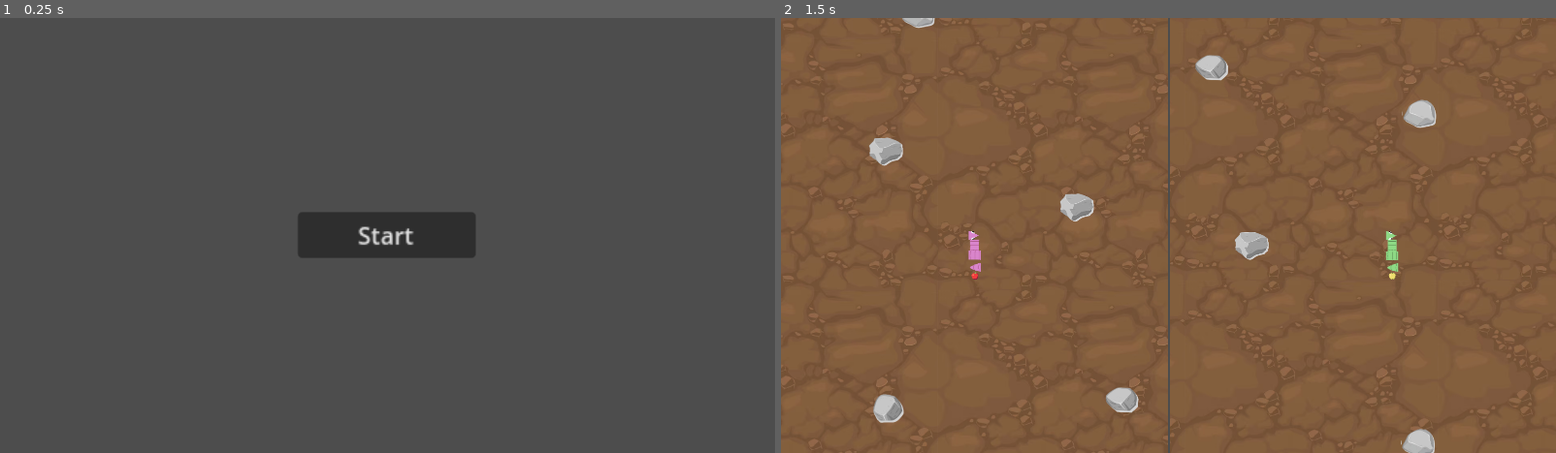
Above: before the commit, frames 1-2 (left to right).
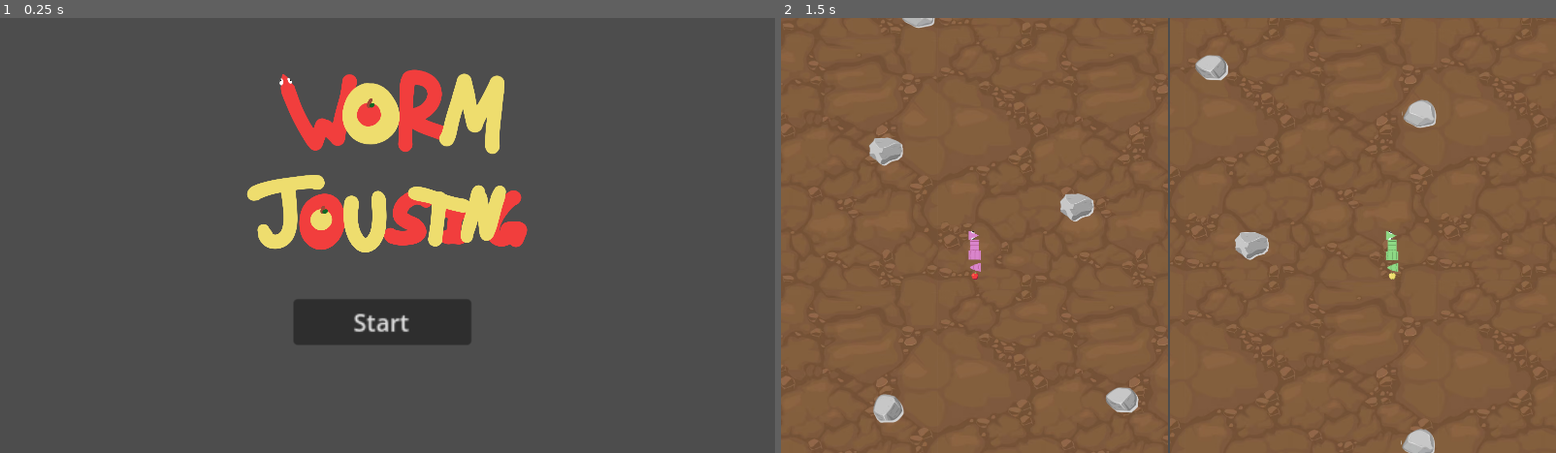
Above: after the commit, the same moments.

Repository: noahwu8888/game-jam-2024-spring
Game: Godot game, scene res://Scenes/Game.tscn
Same seed, same stepped clock (60 frames per second), same inputs: the game is played once before the commit and once after it.
Inputs:
- Up to frame 1 (0.25 s): no input
- Up to frame 2 (1.5 s): click "Start" at 0.5 s; tap Enter at 1.25 s

The runs differ from the first frame. In frame 1, 9.8% of the frame differs, in the area x 31-69%, y 11-76%; in frame 2, nothing differs.

Commit message:
Finished

Diff:
--- a/Scenes/Game.tscn
+++ b/Scenes/Game.tscn
@@ -1,9 +1,11 @@
-[gd_scene load_steps=5 format=3 uid="uid://bwsgfpfoe80nv"]
+[gd_scene load_steps=7 format=3 uid="uid://bwsgfpfoe80nv"]
 
 [ext_resource type="Script" path="res://Scenes/Game.gd" id="1_3xtsx"]
 [ext_resource type="PackedScene" uid="uid://bj032pb7i6qnl" path="res://Scenes/main.tscn" id="1_g0x63"]
+[ext_resource type="Texture2D" uid="uid://6sm464bo2ovq" path="res://art/background/wormjousting.png" id="3_57v2a"]
 [ext_resource type="AudioStream" uid="uid://4viyar0qn7og" path="res://sounds/Roar_1.wav" id="3_talhk"]
 [ext_resource type="AudioStream" uid="uid://c03d60xx7lk8" path="res://sounds/Music-Boss_3.mp3" id="4_jecve"]
+[ext_resource type="AudioStream" uid="uid://bgkcpojc8lpw2" path="res://sounds/Cartoon_Splat_sound_effect.mp3" id="6_f6axv"]
 
 [node name="Game" type="Node"]
 script = ExtResource("1_3xtsx")
@@ -54,17 +56,19 @@
 grow_vertical = 2
 
 [node name="Sprite2D" type="Sprite2D" parent="TitleScreen"]
-position = Vector2(959, 224)
+position = Vector2(960, 436)
+scale = Vector2(0.365, 0.365)
+texture = ExtResource("3_57v2a")
 
 [node name="StartButton" type="Button" parent="TitleScreen"]
 layout_mode = 1
 anchors_preset = -1
 anchor_right = 21.833
 anchor_bottom = 10.177
-offset_left = 738.0
-offset_top = 482.0
-offset_right = -15.235
-offset_bottom = 105.92
+offset_left = 727.0
+offset_top = 698.0
+offset_right = -26.235
+offset_bottom = 321.92
 scale = Vector2(3.67, 3.67)
 text = "Start"
 icon_alignment = 1
@@ -109,5 +113,10 @@
 stream = ExtResource("4_jecve")
 volume_db = 2.971
 
+[node name="Splat" type="AudioStreamPlayer2D" parent="."]
+stream = ExtResource("6_f6axv")
+volume_db = 2.971
+autoplay = true
+
 [connection signal="pressed" from="TitleScreen/StartButton" to="." method="_on_start_button_pressed"]
 [connection signal="pressed" from="GameOverScreen/RestartButton" to="." method="_on_restart_button_pressed"]
Not shown, added: art/background/Cartoon_Splat_sound_effect.mp3.import
Binary file added: art/background/wormjousting.png
Not shown, added: art/background/wormjousting.png.import
Not shown, added: sounds/Cartoon_Splat_sound_effect.mp3.import
Not shown, added: art/background/Cartoon_Splat_sound_effect.mp3
Not shown, added: sounds/Cartoon_Splat_sound_effect.mp3
